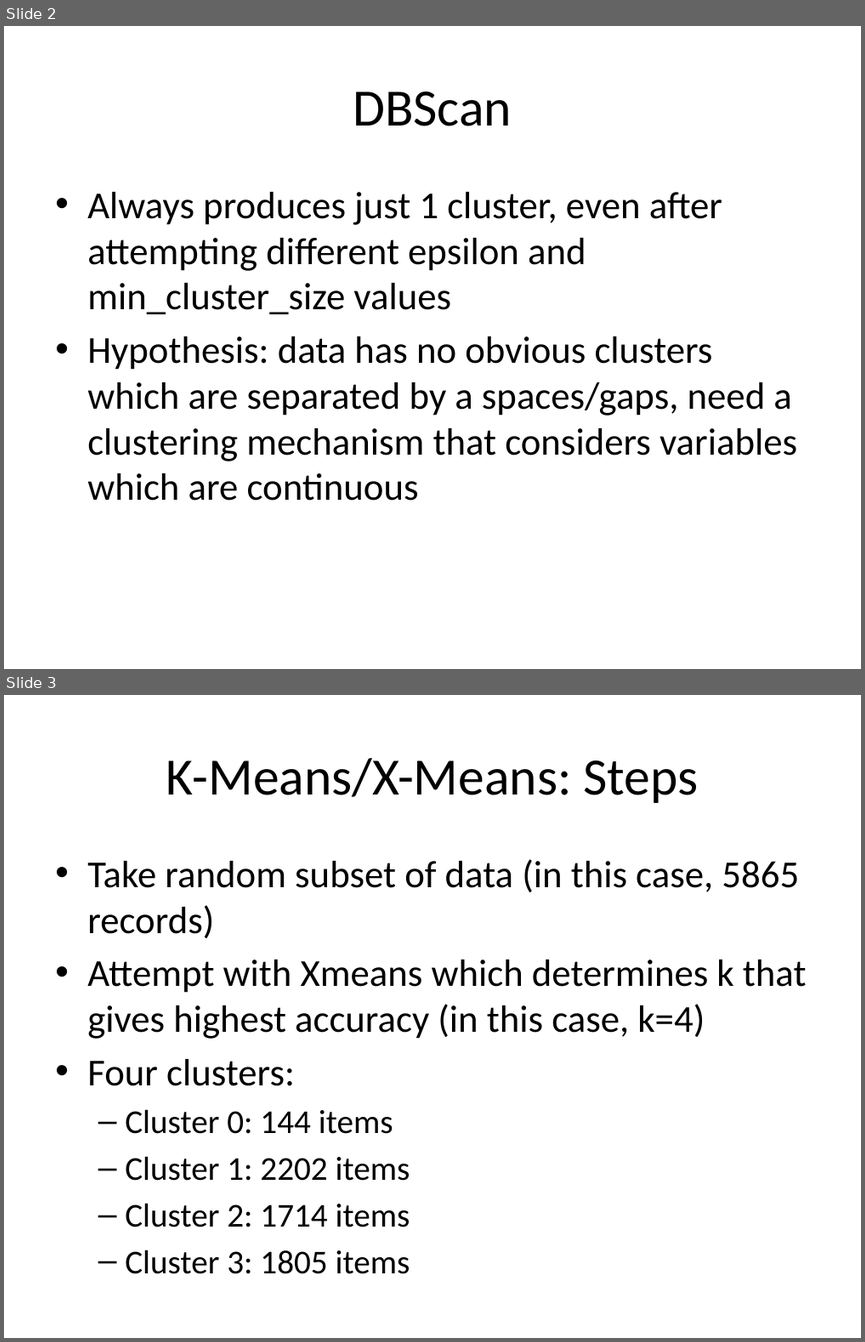
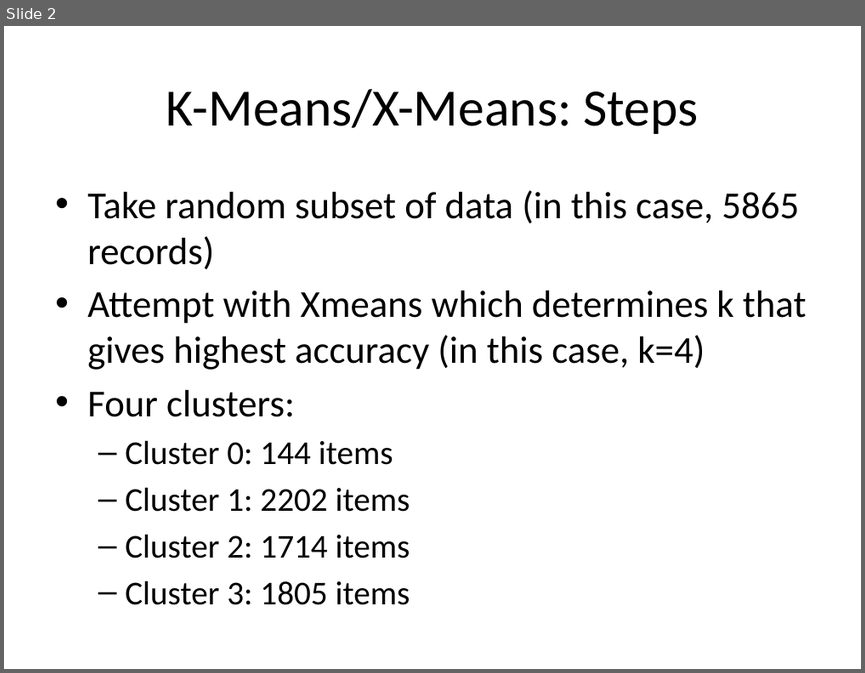
Before and after one commit to deadofied/ac299r, a slide deck: presentations/kmeans_clustering.pptx. Shown one above the other, each under a label of ours: slides 2 and 3 before the commit, slide 2 after it. The pictures are 865x1342 and 865x673 pixels, drawn with LibreOffice and Linux fonts; fonts in the diff are those of the drawing. Boxes give left, top, right and bottom in pixels: in the first picture for what was removed or moved away, otherwise in the second. Text is boxed around its words. In the diff, an @@ line names an element or a change of style, - is before the commit and + after.

```diff
--- a/presentations/kmeans_clustering.pptx
+++ b/presentations/kmeans_clustering.pptx
@@ slide 2 removed at [4,26,861,669], background #FFFFFF @@
@@ title removed at [352,91,511,126] @@
-DBScan
@@ text removed at [87,192,797,500] @@
-• Always produces just 1 cluster, even after attempting different epsilon and min_cluster_size values
-• Hypothesis: data has no obvious clusters which are separated by a spaces/gaps, need a clustering mechanism that considers variables which are continuous
@@ what was slide 3 is now slide 2 @@
```
Also in this commit, not shown: 3 slides changed, 13 slides added, 13 other slides removed, 4 other files.
